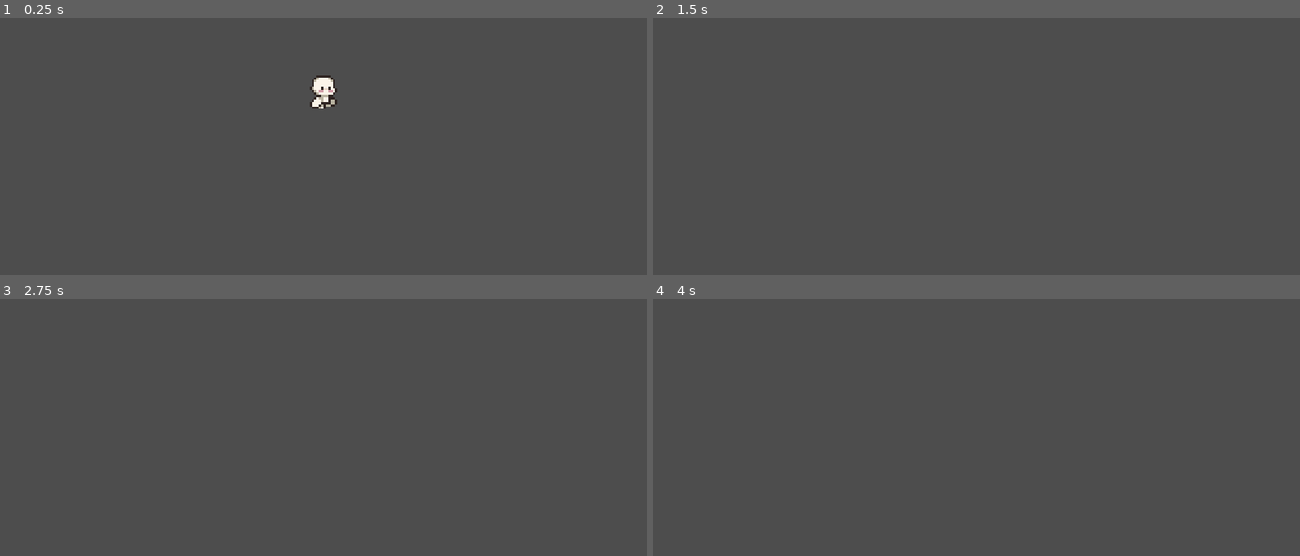
Above: before the commit, frames 1-4 (two rows, left to right).
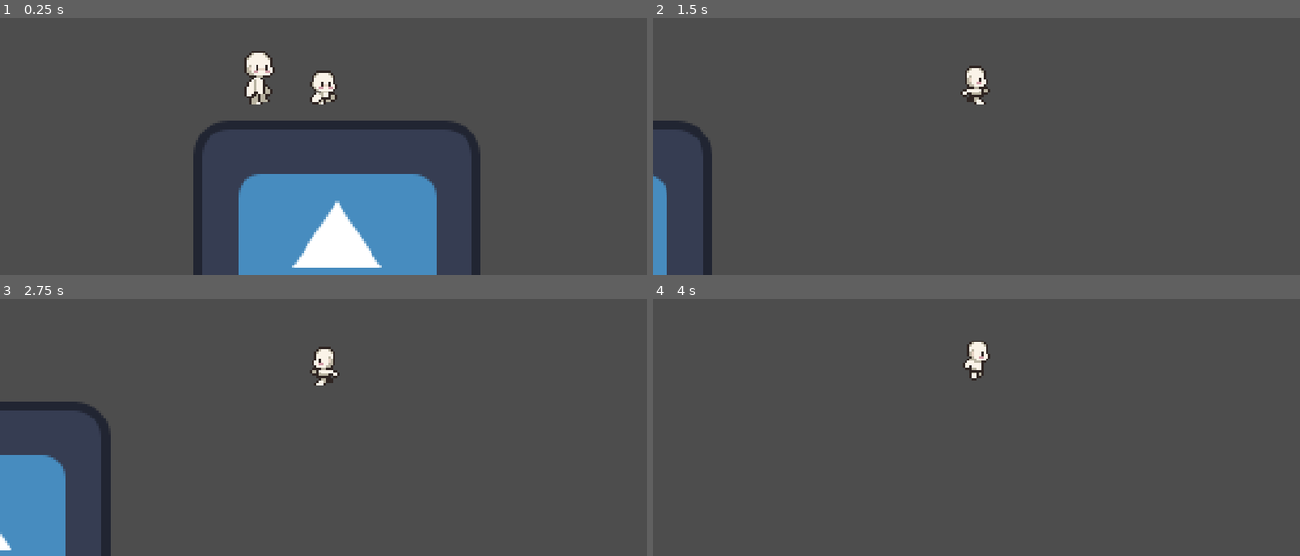
Above: after the commit, the same moments.

Repository: Baunas13/firstJam
Game: Godot game, scene res://scenes/game.tscn
Two runs of this game, one before a commit and one after it. Both use one fixed random seed, a clock stepped at 60 frames per second and the inputs below. The engine's default icon, where the game draws it, is replaced by a stand-in: a white triangle on a blue panel in a dark square.
Inputs:
- Up to frame 1 (0.25 s): no input
- Up to frame 2 (1.5 s): hold Shift (run) 0.53-1.28 s; hold Right (move_right) from 0.53 s (still down); tap Up (jump) at 0.77, 1.07 s; tap A (move_left2, bound only after the commit) at 0.8, 1.35 s
- Up to frame 3 (2.75 s): tap Up (jump) at 1.52, 1.82 s; tap D (move_right2, bound only after the commit) at 1.55, 2.1 s; release Right (move_right) at 2.03 s; hold Left (move_left) from 2.03 s (still down); hold Ctrl (run2, bound only after the commit) from 2.03 s (still down)
- Up to frame 4 (4 s): release Left (move_left) at 2.78 s; release Ctrl (run2, bound only after the commit) at 2.78 s; hold Right (move_right) from 2.78 s (still down); tap Ctrl (run2, bound only after the commit) at 2.85 s; tap Up (jump) at 3.02, 3.05, 3.32, 3.6, 3.77 s; tap W (jump2, bound only after the commit) at 3.8 s

The runs differ from the first frame. In frame 1, 16% of the frame differs, in the area x 29-75%, y 12-100%; in frame 2, 2.3%; in frame 3, 5.8%; in frame 4, 0.4%.

Commit message:
Player 2 adicionado

Diff:
--- a/project.godot
+++ b/project.godot
@@ -42,6 +42,26 @@
 "events": [Object(InputEventKey,"resource_local_to_scene":false,"resource_name":"","device":-1,"window_id":0,"alt_press …(195 unchanged characters)…
 ]
 }
+run2={
+"deadzone": 0.2,
+"events": [Object(InputEventKey,"resource_local_to_scene":false,"resource_name":"","device":-1,"window_id":0,"alt_pressed":false,"shift_pressed":false,"ctrl_pressed":false,"meta_pressed":false,"pressed":false,"keycode":0,"physical_keycode":4194326,"key_label":0,"unicode":0,"location":0,"echo":false,"script":null)
+]
+}
+move_right2={
+"deadzone": 0.2,
+"events": [Object(InputEventKey,"resource_local_to_scene":false,"resource_name":"","device":-1,"window_id":0,"alt_pressed":false,"shift_pressed":false,"ctrl_pressed":false,"meta_pressed":false,"pressed":false,"keycode":0,"physical_keycode":68,"key_label":0,"unicode":100,"location":0,"echo":false,"script":null)
+]
+}
+move_left2={
+"deadzone": 0.2,
+"events": [Object(InputEventKey,"resource_local_to_scene":false,"resource_name":"","device":-1,"window_id":0,"alt_pressed":false,"shift_pressed":false,"ctrl_pressed":false,"meta_pressed":false,"pressed":false,"keycode":0,"physical_keycode":65,"key_label":0,"unicode":97,"location":0,"echo":false,"script":null)
+]
+}
+jump2={
+"deadzone": 0.2,
+"events": [Object(InputEventKey,"resource_local_to_scene":false,"resource_name":"","device":-1,"window_id":0,"alt_pressed":false,"shift_pressed":false,"ctrl_pressed":false,"meta_pressed":false,"pressed":false,"keycode":0,"physical_keycode":87,"key_label":0,"unicode":119,"location":0,"echo":false,"script":null)
+]
+}
 
 [physics]
 
--- a/scenes/game.tscn
+++ b/scenes/game.tscn
@@ -1,6 +1,9 @@
 [gd_scene format=3 uid="uid://blbvyhrja6epb"]
 
 [ext_resource type="PackedScene" uid="uid://c1xqkkcpa1av4" path="res://scenes/player1.tscn" id="1_uwrxv"]
+[ext_resource type="PackedScene" uid="uid://dehsxdigf5abu" path="res://scenes/player2.tscn" id="2_lnu2h"]
+[ext_resource type="Texture2D" uid="uid://cewy646gdv4i0" path="res://icon.svg" id="2_yqjtg"]
+[ext_resource type="Script" uid="uid://byjkm0m268be0" path="res://scripts/player_2.gd" id="3_lbhrr"]
 
 [sub_resource type="WorldBoundaryShape2D" id="WorldBoundaryShape2D_r516b"]
 
@@ -9,9 +12,14 @@
 [node name="Player" parent="." unique_id=1211073068 instance=ExtResource("1_uwrxv")]
 position = Vector2(6, 0)
 
-[node name="Camera2D" type="Camera2D" parent="." unique_id=1306434217]
-position = Vector2(18, -5)
+[node name="Camera2D" type="Camera2D" parent="Player" unique_id=1306434217]
+position = Vector2(12, -5)
 zoom = Vector2(4, 4)
+position_smoothing_speed = 8.69
+
+[node name="Player2" parent="." unique_id=15287364 instance=ExtResource("2_lnu2h")]
+position = Vector2(-23, -4)
+script = ExtResource("3_lbhrr")
 
 [node name="StaticBody2D" type="StaticBody2D" parent="." unique_id=1332778973]
 position = Vector2(6, 0)
@@ -19,3 +27,7 @@
 [node name="CollisionShape2D" type="CollisionShape2D" parent="StaticBody2D" unique_id=934713585]
 position = Vector2(0, 2)
 shape = SubResource("WorldBoundaryShape2D_r516b")
+
+[node name="Icon" type="Sprite2D" parent="." unique_id=1116275188]
+position = Vector2(24, 73)
+texture = ExtResource("2_yqjtg")
--- a/scenes/player1.tscn
+++ b/scenes/player1.tscn
@@ -171,9 +171,9 @@
 [node name="AnimatedSprite2D" type="AnimatedSprite2D" parent="." unique_id=1094395093]
 position = Vector2(12, -12)
 sprite_frames = SubResource("SpriteFrames_r516b")
-animation = &"running"
+animation = &"idle"
 autoplay = "idle"
-frame_progress = 0.82396555
+frame_progress = 0.7409584
 
 [node name="CollisionShape2D" type="CollisionShape2D" parent="." unique_id=1594874460]
 position = Vector2(12, -5)
--- /dev/null
+++ b/scenes/player2.tscn
@@ -0,0 +1,179 @@
+[gd_scene format=3 uid="uid://dehsxdigf5abu"]
+
+[ext_resource type="Script" uid="uid://bdskut05eccai" path="res://scripts/player_1.gd" id="1_hb4is"]
+[ext_resource type="Texture2D" uid="uid://bmyb280w5l63v" path="res://assets/sprites/base/16x32/16x32 Idle-Sheet.png" id="2_hb4is"]
+[ext_resource type="Texture2D" uid="uid://1gakewn7hhbd" path="res://assets/sprites/base/16x32/16x32 Jump-Sheet.png" id="3_hb4is"]
+[ext_resource type="Texture2D" uid="uid://dylh083i2q8xh" path="res://assets/sprites/base/16x32/16x32 Run-Sheet.png" id="4_gmtae"]
+[ext_resource type="Texture2D" uid="uid://cexasqimatvk6" path="res://assets/sprites/base/16x32/16x32 Walk-Sheet.png" id="5_8l1to"]
+
+[sub_resource type="AtlasTexture" id="AtlasTexture_gmtae"]
+atlas = ExtResource("2_hb4is")
+region = Rect2(0, 32, 32, 32)
+
+[sub_resource type="AtlasTexture" id="AtlasTexture_8l1to"]
+atlas = ExtResource("2_hb4is")
+region = Rect2(32, 32, 32, 32)
+
+[sub_resource type="AtlasTexture" id="AtlasTexture_3ejgl"]
+atlas = ExtResource("2_hb4is")
+region = Rect2(64, 32, 32, 32)
+
+[sub_resource type="AtlasTexture" id="AtlasTexture_24gv0"]
+atlas = ExtResource("2_hb4is")
+region = Rect2(96, 32, 32, 32)
+
+[sub_resource type="AtlasTexture" id="AtlasTexture_dauvq"]
+atlas = ExtResource("3_hb4is")
+region = Rect2(0, 64, 32, 32)
+
+[sub_resource type="AtlasTexture" id="AtlasTexture_7f0u4"]
+atlas = ExtResource("3_hb4is")
+region = Rect2(32, 64, 32, 32)
+
+[sub_resource type="AtlasTexture" id="AtlasTexture_ftkcl"]
+atlas = ExtResource("3_hb4is")
+region = Rect2(64, 64, 32, 32)
+
+[sub_resource type="AtlasTexture" id="AtlasTexture_bsup3"]
+atlas = ExtResource("3_hb4is")
+region = Rect2(96, 64, 32, 32)
+
+[sub_resource type="AtlasTexture" id="AtlasTexture_ltp6r"]
+atlas = ExtResource("3_hb4is")
+region = Rect2(128, 64, 32, 32)
+
+[sub_resource type="AtlasTexture" id="AtlasTexture_5fah0"]
+atlas = ExtResource("4_gmtae")
+region = Rect2(0, 64, 32, 32)
+
+[sub_resource type="AtlasTexture" id="AtlasTexture_17d6m"]
+atlas = ExtResource("4_gmtae")
+region = Rect2(32, 64, 32, 32)
+
+[sub_resource type="AtlasTexture" id="AtlasTexture_xtdgf"]
+atlas = ExtResource("4_gmtae")
+region = Rect2(64, 64, 32, 32)
+
+[sub_resource type="AtlasTexture" id="AtlasTexture_ufv42"]
+atlas = ExtResource("4_gmtae")
+region = Rect2(96, 64, 32, 32)
+
+[sub_resource type="AtlasTexture" id="AtlasTexture_mprcl"]
+atlas = ExtResource("4_gmtae")
+region = Rect2(128, 64, 32, 32)
+
+[sub_resource type="AtlasTexture" id="AtlasTexture_8ubjp"]
+atlas = ExtResource("4_gmtae")
+region = Rect2(160, 64, 32, 32)
+
+[sub_resource type="AtlasTexture" id="AtlasTexture_tobko"]
+atlas = ExtResource("5_8l1to")
+region = Rect2(0, 64, 32, 32)
+
+[sub_resource type="AtlasTexture" id="AtlasTexture_qmwt4"]
+atlas = ExtResource("5_8l1to")
+region = Rect2(32, 64, 32, 32)
+
+[sub_resource type="AtlasTexture" id="AtlasTexture_t4fi4"]
+atlas = ExtResource("5_8l1to")
+region = Rect2(64, 64, 32, 32)
+
+[sub_resource type="AtlasTexture" id="AtlasTexture_lnh30"]
+atlas = ExtResource("5_8l1to")
+region = Rect2(96, 64, 32, 32)
+
+[sub_resource type="SpriteFrames" id="SpriteFrames_r516b"]
+animations = [{
+"frames": [{
+"duration": 1.0,
+"texture": SubResource("AtlasTexture_gmtae")
+}, {
+"duration": 1.0,
+"texture": SubResource("AtlasTexture_8l1to")
+}, {
+"duration": 1.0,
+"texture": SubResource("AtlasTexture_3ejgl")
+}, {
+"duration": 1.0,
+"texture": SubResource("AtlasTexture_24gv0")
+}],
+"loop": 1,
+"name": &"idle",
+"speed": 7.0
+}, {
+"frames": [{
+"duration": 1.0,
+"texture": SubResource("AtlasTexture_dauvq")
+}, {
+"duration": 1.0,
+"texture": SubResource("AtlasTexture_7f0u4")
+}, {
+"duration": 1.0,
+"texture": SubResource("AtlasTexture_ftkcl")
+}, {
+"duration": 1.0,
+"texture": SubResource("AtlasTexture_bsup3")
+}, {
+"duration": 1.0,
+"texture": SubResource("AtlasTexture_ltp6r")
+}],
+"loop": 1,
+"name": &"jumping",
+"speed": 7.0
+}, {
+"frames": [{
+"duration": 1.0,
+"texture": SubResource("AtlasTexture_5fah0")
+}, {
+"duration": 1.0,
+"texture": SubResource("AtlasTexture_17d6m")
+}, {
+"duration": 1.0,
+"texture": SubResource("AtlasTexture_xtdgf")
+}, {
+"duration": 1.0,
+"texture": SubResource("AtlasTexture_ufv42")
+}, {
+"duration": 1.0,
+"texture": SubResource("AtlasTexture_mprcl")
+}, {
+"duration": 1.0,
+"texture": SubResource("AtlasTexture_8ubjp")
+}],
+"loop": 1,
+"name": &"running",
+"speed": 10.0
+}, {
+"frames": [{
+"duration": 1.0,
+"texture": SubResource("AtlasTexture_tobko")
+}, {
+"duration": 1.0,
+"texture": SubResource("AtlasTexture_qmwt4")
+}, {
+"duration": 1.0,
+"texture": SubResource("AtlasTexture_t4fi4")
+}, {
+"duration": 1.0,
+"texture": SubResource("AtlasTexture_lnh30")
+}],
+"loop": 1,
+"name": &"walking",
+"speed": 7.0
+}]
+
+[sub_resource type="RectangleShape2D" id="RectangleShape2D_iqp2g"]
+size = Vector2(8, 22)
+
+[node name="Player" type="CharacterBody2D" unique_id=1211073068]
+script = ExtResource("1_hb4is")
+
+[node name="AnimatedSprite2D" type="AnimatedSprite2D" parent="." unique_id=1094395093]
+position = Vector2(12, -12)
+sprite_frames = SubResource("SpriteFrames_r516b")
+animation = &"idle"
+autoplay = "idle"
+
+[node name="CollisionShape2D" type="CollisionShape2D" parent="." unique_id=1594874460]
+position = Vector2(12, -7)
+shape = SubResource("RectangleShape2D_iqp2g")
--- /dev/null
+++ b/scripts/high_level_newtork_handler.gd
@@ -0,0 +1,17 @@
+extends Node
+
+const IP_ADRESS: String = "localhost"
+const PORT: int = 42869
+
+var peer: ENetMultiplayerPeer
+
+func start_server() -> void:
+	peer = ENetMultiplayerPeer.new()
+	peer.create_server(PORT)
+	multiplayer.multiplayer_peer = peer
+
+
+func start_client() -> void:
+	peer = ENetMultiplayerPeer.new()
+	peer.create_client(IP_ADRESS,PORT)
+	multiplayer.multiplayer_peer = peer
--- /dev/null
+++ b/scripts/player_2.gd
@@ -0,0 +1,49 @@
+extends CharacterBody2D
+
+const SPEED = 130.0
+const JUMP_VELOCITY = -170.0
+
+@onready var animated_sprite: AnimatedSprite2D = $AnimatedSprite2D
+
+func _physics_process(delta: float) -> void:
+	# Add the gravity.
+	if not is_on_floor():
+		velocity += get_gravity() * delta
+
+	# Handle jump.
+	if Input.is_action_just_pressed("jump2") and is_on_floor():
+		velocity.y = JUMP_VELOCITY
+
+	# Get the input direction and handle the movement/deceleration.
+	# As good practice, you should replace UI actions with custom gameplay actions.
+	var direction := Input.get_axis("move_left2", "move_right2")
+	var running = Input.is_action_pressed("run2")
+
+	if direction > 0:
+		animated_sprite.flip_h = false
+	elif direction < 0:
+		animated_sprite.flip_h = true
+
+	if is_on_floor():
+		if direction == 0:
+			animated_sprite.play("idle")
+		elif velocity.x == 150 or velocity.x == -150:
+			animated_sprite.play("walking")
+		else:
+			animated_sprite.play("running")
+
+
+	else:
+		animated_sprite.play("jumping")
+
+
+	if direction:
+		if running:
+			velocity.x = direction * (SPEED * 1.4)
+
+		else:
+			velocity.x = direction * SPEED
+	else:
+		velocity.x = move_toward(velocity.x, 0, SPEED)
+
+	move_and_slide()
Not shown, added: scripts/high_level_newtork_handler.gd.uid
Not shown, added: scripts/player_2.gd.uid
